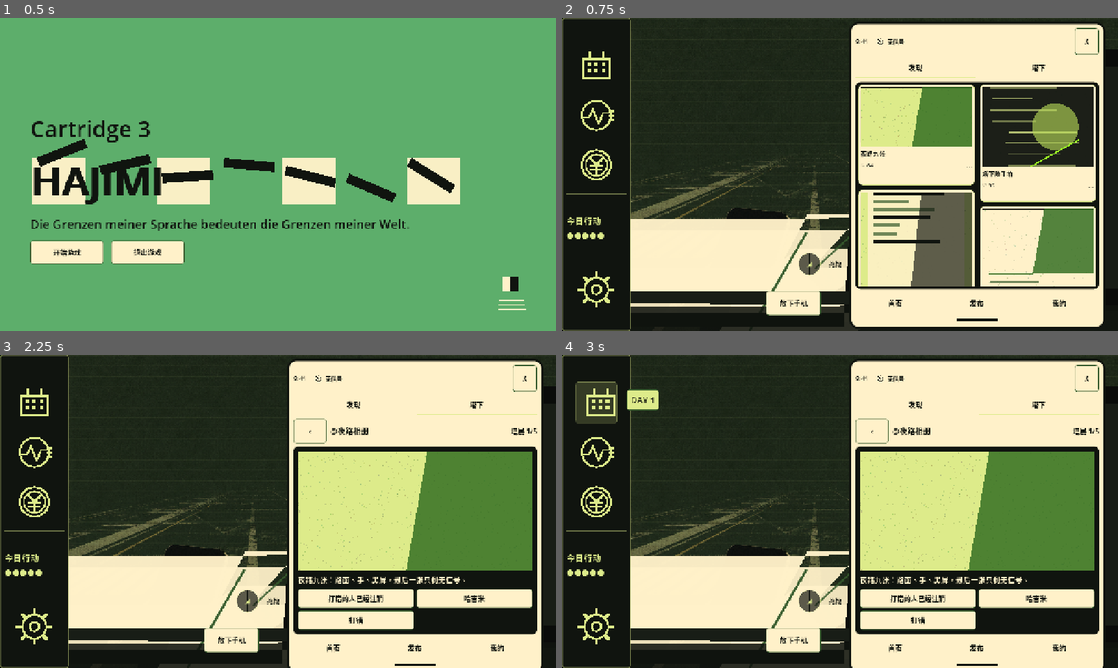
Above: before the commit, frames 1-4 (two rows, left to right).
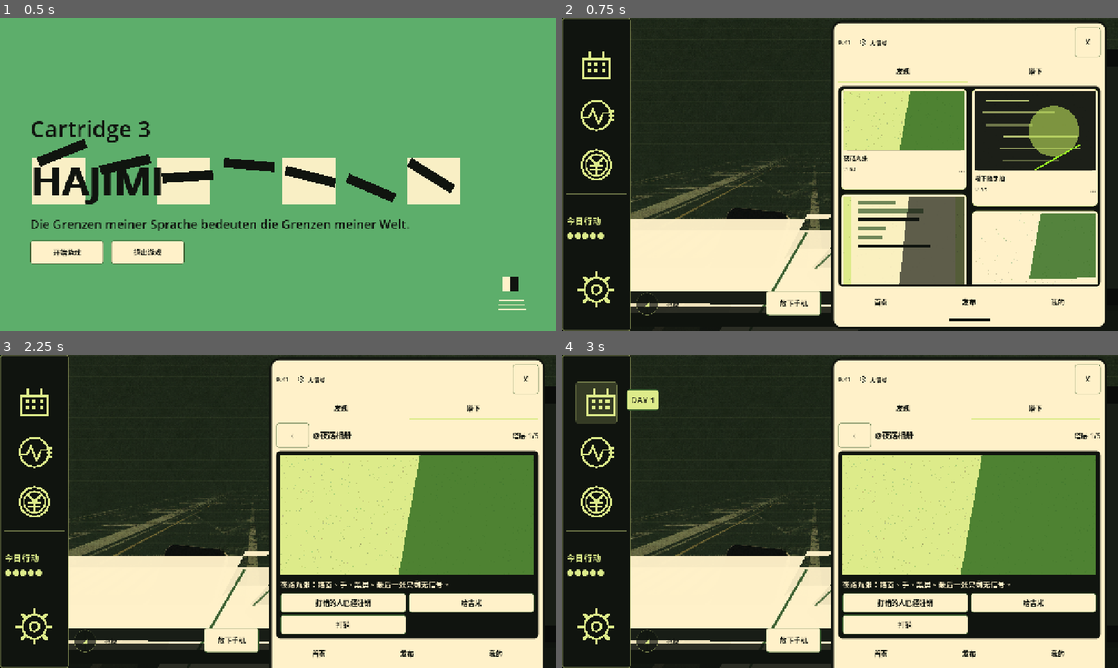
Above: after the commit, the same moments.

Repository: zhangyangdi233-sudo/memes-minigame
Game: Godot game, scene res://scenes/babel_meme_game.tscn
Two runs of this game, one before a commit and one after it. Both use one fixed random seed, a clock stepped at 60 frames per second and the inputs below.
Inputs (mouse positions are in pixels of both pictures, inside the frame that each line leads up to):
- Up to frame 1 (0.5 s): no input
- Up to frame 2 (0.75 s): click "开始游戏" at 0.5 s
- Up to frame 3 (2.25 s): click "发现" at 1.25 s; click "塔下" at 2 s
- Up to frame 4 (3 s): click (595, 401) at 2.75 s

Frame 1 is identical in both runs. In frame 2, 15% of the frame differs, in the area x 13-98%, y 1-100%; in frame 3, 13%; in frame 4, 13%.

Commit message:
Improve phone layout and draggable windows

Diff:
--- a/scripts/babel_meme_game.gd
+++ b/scripts/babel_meme_game.gd
@@ -688,7 +688,8 @@
 		var button := Button.new()
 		button.name = "PhoneAppIcon%s" % str(app["id"]).capitalize()
 		button.text = app["label"]
-		button.custom_minimum_size = Vector2(124, 86)
+		button.custom_minimum_size = Vector2(144, 92)
+		button.size_flags_horizontal = Control.SIZE_EXPAND_FILL
 		button.pressed.connect(_on_app_pressed.bind(app["id"]))
 		app_grid.add_child(button)
 	var phone_hint := _label("点击 App 会在手机旁边弹出独立窗口。", 15, _theme_color("accent"))
@@ -712,7 +713,7 @@
 	_view_toggle_button.pressed.connect(_toggle_view_state)
 	_ui_root.add_child(_view_toggle_button)
 
-	_build_app_window("social", "社交媒体 App", "SocialAppWindow", -620.0, 8.0, -28.0, 716.0)
+	_build_app_window("social", "社交媒体 App", "SocialAppWindow", -660.0, 6.0, -24.0, 716.0)
 	_build_app_window("babel", "巴别塔 App", "BabelAppWindow", -920.0, 104.0, -500.0, 604.0)
 	_build_app_window("shop", "情绪槽商店", "ShopAppWindow", -884.0, 132.0, -464.0, 632.0)
 	_build_app_window("notebook", "笔记本 App", "NotebookAppWindow", -848.0, 160.0, -428.0, 660.0)
@@ -1194,33 +1195,47 @@
 func _apply_phone_popup_layout(expanded: bool) -> void:
 	if _phone_panel == null:
 		return
+	var viewport_size := _viewport_size()
 	_phone_panel.set_anchors_preset(Control.PRESET_BOTTOM_RIGHT)
 	if expanded:
-		_phone_panel.offset_left = -468
-		_phone_panel.offset_top = -690
-		_phone_panel.offset_right = -28
-		_phone_panel.offset_bottom = -20
+		var phone_width := minf(464.0, maxf(286.0, viewport_size.x - 220.0))
+		var phone_height := minf(696.0, maxf(452.0, minf(viewport_size.y - 18.0, phone_width * 1.50)))
+		_phone_panel.offset_right = -24
+		_phone_panel.offset_bottom = -18
+		if viewport_size.x < 720.0:
+			_phone_panel.offset_right = -8
+			_phone_panel.offset_bottom = -8
+		_phone_panel.offset_left = _phone_panel.offset_right - phone_width
+		_phone_panel.offset_top = _phone_panel.offset_bottom - phone_height
 	else:
-		_phone_panel.offset_left = -78
-		_phone_panel.offset_top = -300
+		_phone_panel.offset_left = -82
+		_phone_panel.offset_top = -306
 		_phone_panel.offset_right = -12
-		_phone_panel.offset_bottom = -92
+		_phone_panel.offset_bottom = -94
 
 
 func _apply_meme_bank_popup_layout(open: bool) -> void:
 	if _meme_bank_window == null:
 		return
-	_meme_bank_window.set_anchors_preset(Control.PRESET_BOTTOM_LEFT)
+	var viewport_size := _viewport_size()
 	if open:
-		_meme_bank_window.offset_left = 220
-		_meme_bank_window.offset_top = -326
-		_meme_bank_window.offset_right = 628
-		_meme_bank_window.offset_bottom = -124
+		_meme_bank_window.set_anchors_preset(Control.PRESET_BOTTOM_LEFT)
+		var safe_left := 190.0
+		if _hud_panel != null:
+			safe_left = maxf(safe_left, _hud_panel.offset_right + 22.0)
+		var min_bank_width := 180.0 if viewport_size.x < 560.0 else 296.0
+		var bank_width := minf(408.0, maxf(min_bank_width, viewport_size.x - safe_left - 28.0))
+		safe_left = clampf(safe_left, 12.0, maxf(12.0, viewport_size.x - bank_width - 12.0))
+		_meme_bank_window.offset_left = safe_left
+		_meme_bank_window.offset_top = -324
+		_meme_bank_window.offset_right = safe_left + bank_width
+		_meme_bank_window.offset_bottom = -120
 	else:
-		_meme_bank_window.offset_left = 544
-		_meme_bank_window.offset_top = -180
-		_meme_bank_window.offset_right = 650
-		_meme_bank_window.offset_bottom = -128
+		_meme_bank_window.set_anchors_preset(Control.PRESET_BOTTOM_RIGHT)
+		_meme_bank_window.offset_left = -82
+		_meme_bank_window.offset_top = -88
+		_meme_bank_window.offset_right = -22
+		_meme_bank_window.offset_bottom = -28
 
 
 func _render() -> void:
@@ -1328,7 +1343,7 @@
 
 	var status_bar := HBoxContainer.new()
 	status_bar.name = "SocialPhoneStatusBar"
-	status_bar.custom_minimum_size.y = 60
+	status_bar.custom_minimum_size.y = 68
 	status_bar.mouse_filter = Control.MOUSE_FILTER_STOP
 	status_bar.add_theme_constant_override("separation", 6)
 	phone_box.add_child(status_bar)
@@ -1361,13 +1376,13 @@
 	var close_social := Button.new()
 	close_social.name = "SocialAppInlineCloseButton"
 	close_social.text = "X"
-	close_social.custom_minimum_size = Vector2(56, 56)
+	close_social.custom_minimum_size = Vector2(60, 60)
 	close_social.pressed.connect(_close_app_window.bind("social"))
 	status_bar.add_child(close_social)
 
 	var channel_tabs := HBoxContainer.new()
 	channel_tabs.name = "SocialChannelTabs"
-	channel_tabs.custom_minimum_size.y = 44
+	channel_tabs.custom_minimum_size.y = 48
 	channel_tabs.add_theme_constant_override("separation", 6)
 	phone_box.add_child(channel_tabs)
 	for tab_text in ["发现", "塔下"]:
@@ -1380,7 +1395,7 @@
 		tab.name = "SocialChannelTab%s" % tab_text
 		tab.text = tab_text
 		tab.set_meta("flat_phone_button", true)
-		tab.custom_minimum_size = Vector2(132, 44)
+		tab.custom_minimum_size = Vector2(132, 48)
 		tab.size_flags_horizontal = Control.SIZE_EXPAND_FILL
 		tab.pressed.connect(_on_social_channel_pressed.bind(tab_text))
 		tab_item.add_child(tab)
@@ -1665,7 +1680,7 @@
 	var bottom_nav := HBoxContainer.new()
 	bottom_nav.name = "SocialBottomNav"
 	bottom_nav.set_meta("phone_nav", true)
-	bottom_nav.custom_minimum_size.y = 48
+	bottom_nav.custom_minimum_size.y = 54
 	bottom_nav.add_theme_constant_override("separation", 6)
 	phone_box.add_child(bottom_nav)
 	var nav_items := [
@@ -1678,7 +1693,7 @@
 		nav_button.name = str(nav["name"])
 		nav_button.text = str(nav["text"])
 		nav_button.set_meta("flat_phone_button", true)
-		nav_button.custom_minimum_size = Vector2(100, 44)
+		nav_button.custom_minimum_size = Vector2(100, 50)
 		nav_button.size_flags_horizontal = Control.SIZE_EXPAND_FILL
 		nav_button.pressed.connect(_set_social_screen.bind(str(nav["screen"])))
 		bottom_nav.add_child(nav_button)
@@ -2046,6 +2061,12 @@
 	return Color(str(palette.get(key, PALETTE_1.get(key, "FFF1C9"))))
 
 
+func _viewport_size() -> Vector2:
+	if get_viewport() != null:
+		return get_viewport().get_visible_rect().size
+	return Vector2(1280, 720)
+
+
 func _load_runtime_texture(path: String) -> Texture2D:
 	if _texture_cache.has(path):
 		return _texture_cache[path]
@@ -2135,6 +2156,15 @@
 	return true
 
 
+func _window_position_for_test(window_id: String) -> Vector2:
+	if not _draggable_windows.has(window_id):
+		return Vector2.INF
+	var window := _draggable_windows[window_id] as Control
+	if window == null:
+		return Vector2.INF
+	return window.position
+
+
 func _make_draggable_window(window: Control, window_id: String, handle: Control) -> void:
 	if window == null or handle == null:
 		return
@@ -2172,9 +2202,7 @@
 	if not _meme_bank_conflicts_at(_meme_bank_window.global_position, targets):
 		return
 	var bank_rect := _meme_bank_window.get_global_rect()
-	var viewport_size := Vector2(1280, 720)
-	if get_viewport() != null:
-		viewport_size = get_viewport().get_visible_rect().size
+	var viewport_size := _viewport_size()
 	var margin := 12.0
 	var min_x := margin
 	if _hud_panel != null and _hud_panel.visible:
@@ -2252,9 +2280,7 @@
 
 
 func _clamp_window_to_viewport(window: Control) -> void:
-	var viewport_size := Vector2(1280, 720)
-	if get_viewport() != null:
-		viewport_size = get_viewport().get_visible_rect().size
+	var viewport_size := _viewport_size()
 	var max_x := maxf(0.0, viewport_size.x - maxf(80.0, window.size.x))
 	var max_y := maxf(0.0, viewport_size.y - maxf(80.0, window.size.y))
 	window.position = Vector2(clampf(window.position.x, 0.0, max_x), clampf(window.position.y, 0.0, max_y))
@@ -2463,9 +2489,7 @@
 
 
 func _action_spend_center_position() -> Vector2:
-	var viewport_size := Vector2(1280, 720)
-	if get_viewport() != null:
-		viewport_size = get_viewport().get_visible_rect().size
+	var viewport_size := _viewport_size()
 	var label_size := _action_spend_label.custom_minimum_size if _action_spend_label != null else Vector2(620, 92)
 	return (viewport_size - label_size) * 0.5
 
@@ -2580,9 +2604,7 @@
 
 
 func _scramble_flashback_words(step: int) -> void:
-	var viewport_size := Vector2(1280, 720)
-	if get_viewport() != null:
-		viewport_size = get_viewport().get_visible_rect().size
+	var viewport_size := _viewport_size()
 	var phrases := [
 		"哈吉米",
 		"哈吉米    哈吉米    哈吉米",
--- a/tests/test_main_scene.gd
+++ b/tests/test_main_scene.gd
@@ -51,6 +51,7 @@
 		_assert_true(root.has_method("begin_reality_player_turn"), "main scene should expose player turn transition")
 		_assert_true(root.has_method("_toggle_meme_bank"), "main scene should expose meme bank drawer toggle")
 		_assert_true(root.has_method("_move_window_for_test"), "main scene should expose test window movement helper")
+		_assert_true(root.has_method("_window_position_for_test"), "main scene should expose test window position helper")
 		_assert_true(root.has_method("set_view_state"), "main scene should expose set_view_state")
 		_assert_true(root.has_method("_should_show_meme_bank"), "main scene should expose meme bank context visibility")
 		_assert_true(root.has_method("_should_peek_meme_bank"), "main scene should expose meme bank peek visibility")
@@ -565,7 +566,7 @@
 			for icon_button in [phone_app_babel, phone_app_social, phone_app_shop, phone_app_notebook]:
 				_assert_true(icon_button != null and icon_button.visible, "phone home should show every app icon after closing social")
 				if icon_button != null:
-					_assert_true(icon_button.custom_minimum_size.x >= 100.0 and icon_button.custom_minimum_size.y >= 80.0, "phone app icons should be large enough to tap")
+					_assert_true(icon_button.custom_minimum_size.x >= 140.0 and icon_button.custom_minimum_size.y >= 90.0, "phone app icons should be large enough to tap without cramping")
 			_assert_eq(str(root.game.active_app_window), "", "closing the final social app should clear the active app window")
 			root._on_app_pressed("social")
 		if social_app_window != null and babel_app_window != null and shop_app_window != null and notebook_app_window != null:
@@ -581,7 +582,7 @@
 				var social_height := social_app_window.offset_bottom - social_app_window.offset_top
 				var current_social_feed_masonry := _find_node_by_name(root, "SocialFeedMasonry") as HBoxContainer
 				_assert_true(social_width >= 580.0, "social app window should be wide enough that the masonry content is not cramped")
-				_assert_true(social_width <= 640.0, "social app window should stay close to the large reference-phone proportions")
+				_assert_true(social_width <= 660.0, "social app window should stay close to the large reference-phone proportions")
 				_assert_true(social_height >= 700.0, "social app window should be tall enough to read as a phone screen")
 				_assert_true(social_height / maxf(1.0, social_width) >= 1.08, "social app window should keep a vertical mobile composition without squeezing content")
 				_assert_true(1280.0 + social_app_window.offset_left >= 600.0, "main social phone should sit in the right half like the reference layout")
@@ -807,8 +808,18 @@
 			root._render()
 			_assert_eq(social_app_window.position, moved_pos, "dragged app window position should survive render")
 			_assert_eq(root.game.actions_remaining, 5, "moving a window should not spend an action")
-			for window_id in ["phone", "app:babel", "app:social", "app:shop", "app:notebook", "bank", "reality", "settings"]:
+			var draggable_ids := ["phone", "app:babel", "app:social", "app:shop", "app:notebook", "bank", "reality", "settings"]
+			for window_id in draggable_ids:
 				_assert_true(root._move_window_for_test(window_id, Vector2(0, 0)), "window should remain registered as draggable: %s" % window_id)
+			var drag_index := 0
+			for window_id in draggable_ids:
+				var window_pos_before: Vector2 = root._window_position_for_test(window_id)
+				_assert_true(root._move_window_for_test(window_id, Vector2(9 + drag_index, 6)), "registered window should accept movement: %s" % window_id)
+				var window_pos_after: Vector2 = root._window_position_for_test(window_id)
+				_assert_true(window_pos_after != window_pos_before, "registered window should change position when moved: %s" % window_id)
+				root._render()
+				_assert_eq(root._window_position_for_test(window_id), window_pos_after, "registered window should keep its dragged position after render: %s" % window_id)
+				drag_index += 1
 			if meme_bank_popup != null:
 				root._move_window_for_test("app:social", Vector2(-190, 0))
 				root._render()
